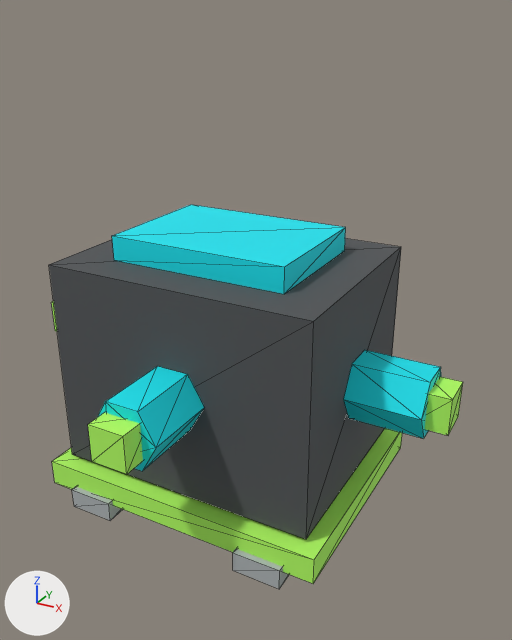
Before and after pictures for a commit that changed the glTF model Assets/Art/PrototypeShipKit/Parts/rcs_pod_4way_mk1.glb.
Before and after are seen from a 50 mm camera at (0.559, -0.935, 0.539) aimed at (0.024, 0.039, 0.052). Every picture has the same lights, and +X, +Y and +Z are marked at lower left. The picture after the commit comes second. Mesh edges are drawn as thin lines. Where no turn or scale is listed for an object, it has been applied to the vertices.

Objects in the first picture: 'GEO_RCS_Nozzle_Back', 'GEO_RCS_Nozzle_Right', 'GEO_RCS_Pod_Blank_MountPlate_Underside', 'GEO_RCS_Pod_Body', 'GEO_RCS_Pod_Cyan_Top', 'GEO_RCS_Pod_Mount_Rails_ForeAft', 'GEO_RCS_Pod_Mount_Rails_ForeAft_R', 'VIS_PART_RCS_Pod_4Way_Mk1_RCS_NOZZLE_BACK', 'VIS_PART_RCS_Pod_4Way_Mk1_RCS_NOZZLE_RIGHT' and 1 more.
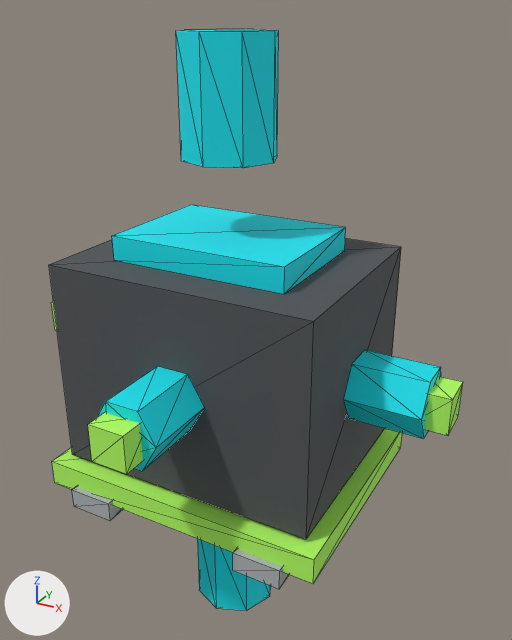
The edits, one by one:
Mesh me_geo_rcs_nozzle_up_mesh is new.
It is an 8-sided cylinder along z spanning x -0.075..0.075, y -0.075..0.075, z -0.09..0.09.
It uses material mat_mat_rcs_cyan (cyan #00e5f1).
Mesh me_geo_rcs_nozzle_down_mesh is new.
It is an 8-sided cylinder along z spanning x -0.075..0.075, y -0.075..0.075, z -0.09..0.09.
It uses material mat_mat_rcs_cyan (cyan #00e5f1).
Object 'GEO_RCS_Nozzle_Up' (ob_geo_rcs_nozzle_up) is new; it shows me_geo_rcs_nozzle_up_mesh.
Its location is (0.0, 0.0, 0.42).
Object 'GEO_RCS_Nozzle_Down' (ob_geo_rcs_nozzle_down) is new; it shows me_geo_rcs_nozzle_down_mesh.
Its location is (0.0, 0.0, -0.42).

Pixel boxes [x1, y1, x2, y2] of what changed, in the pictures (512 x 640 px):
'GEO_RCS_Nozzle_Up', added (cyan): after [176, 29, 279, 168]
'GEO_RCS_Nozzle_Down', added (cyan): after [197, 539, 271, 611]
